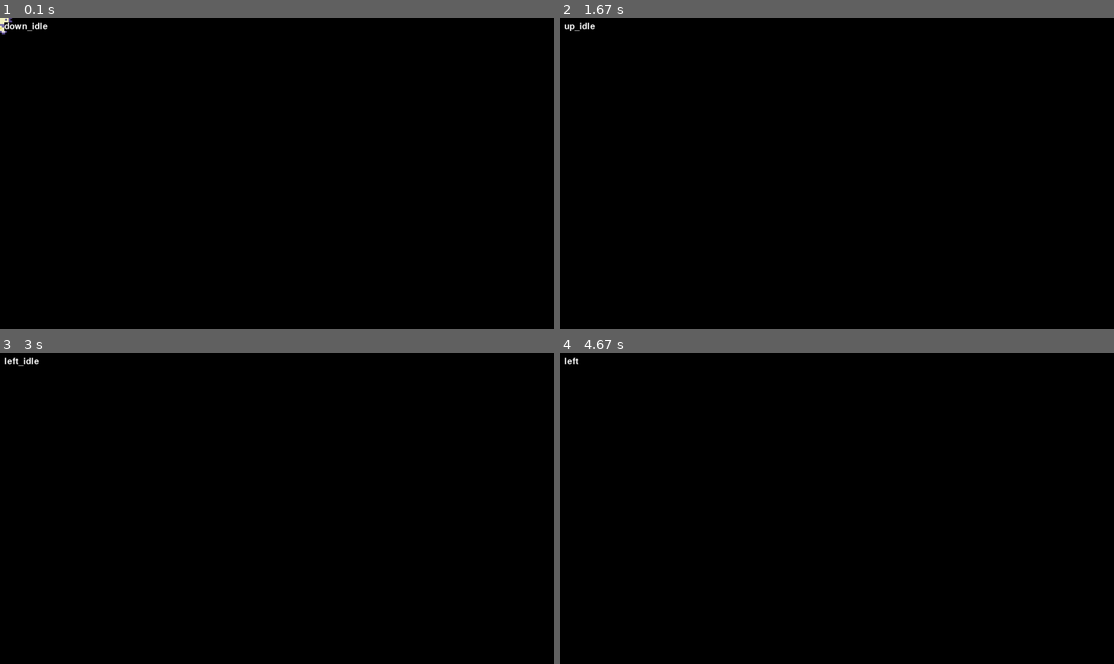
Above: before the commit, frames 1-4 (two rows, left to right).
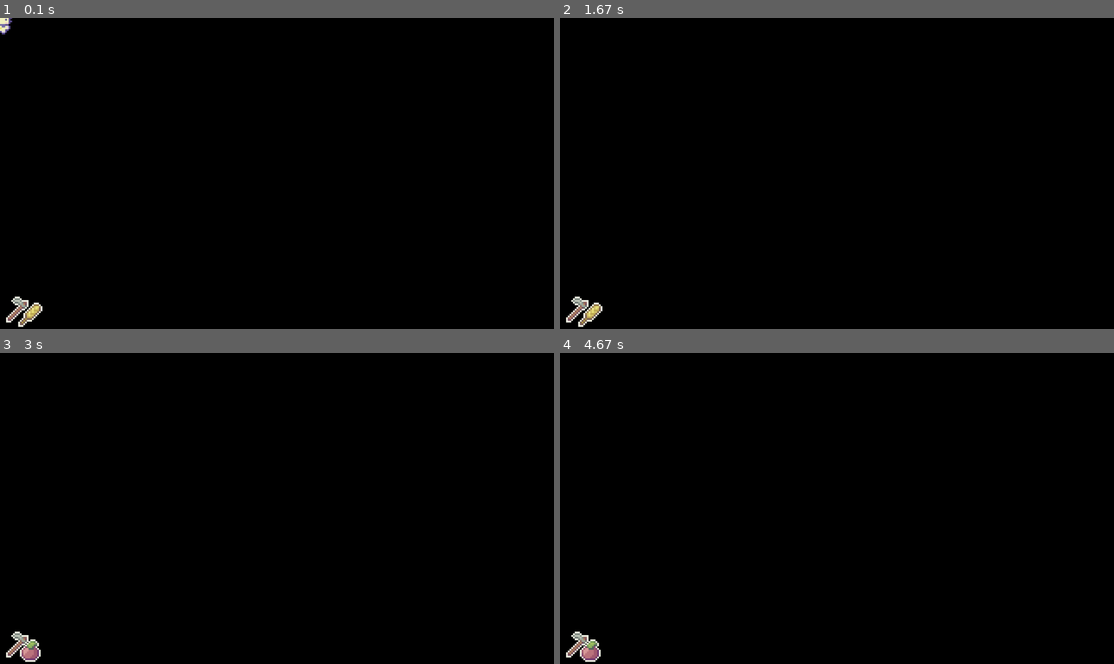
Above: after the commit, the same moments.

Repository: guanghui28/Stardew_Valley_pygame
Game: pygame game, started from code/main.py
The game is run twice, just before and just after one commit, with the same random seed, the same clock (stepped at 60 frames per second) and the same inputs.
Inputs:
- Up to frame 1 (0.1 s): no input
- Up to frame 2 (1.67 s): hold Right 0.33-0.8 s; hold Up 0.83-1.13 s
- Up to frame 3 (3 s): hold Left 1.67-2.2 s; tap E at 1.82 s; hold Down 2.23-2.53 s; hold Left 2.57-2.97 s
- Up to frame 4 (4.67 s): hold Up 3-3.37 s; tap E at 3.15, 4.62 s; hold Left from 4.47 s (still down)

The runs differ from the first frame. In frame 1, 0.4% of the frame differs, in the area x 0-9%, y 1-100%; in frame 2, 0.4%; in frame 3, 0.4%, in the area x 0-8%, y 1-100%; in frame 4, 0.4%.

Commit message:
creating the overlay

Diff:
--- a/code/level.py
+++ b/code/level.py
@@ -2,6 +2,7 @@
 from settings import *
 from player import Player
 from debug import debug
+from overlay import Overlay
 
 class Level:
 	def __init__(self):
@@ -13,6 +14,7 @@
 		self.all_sprites = pygame.sprite.Group()
 
 		self.setup()
+		self.overlay = Overlay(self.player)
 
 	def setup(self):
 		self.player = Player((640, 360), self.all_sprites)
@@ -21,4 +23,4 @@
 		self.display_surface.fill('black')
 		self.all_sprites.draw(self.display_surface)
 		self.all_sprites.update(dt)
-		debug(self.player.status)
+		self.overlay.display()
--- /dev/null
+++ b/code/overlay.py
@@ -0,0 +1,25 @@
+import pygame # type: ignore
+from settings import *
+
+class Overlay():
+    def __init__(self,player):
+
+        # general setup
+        self.display_surface = pygame.display.get_surface()
+        self.player = player
+
+        # imports
+        overlay_paths = '../graphics/overlay'
+        self.tools_surf = {tool: pygame.image.load(f'{overlay_paths}/{tool}.png').convert_alpha()   for tool in player.tools}
+        self.seeds_surf = {seed: pygame.image.load(f'{overlay_paths}/{seed}.png').convert_alpha() for seed in player.seeds}
+
+    def display(self):
+        # tools
+        tool_surf = self.tools_surf[self.player.selected_tool]
+        tool_rect = tool_surf.get_rect(midbottom=OVERLAY_POSITIONS['tool'])
+        self.display_surface.blit(tool_surf, tool_rect)
+
+        # seeds
+        seed_surf = self.seeds_surf[self.player.selected_seed]
+        seed_rect = seed_surf.get_rect(midbottom=OVERLAY_POSITIONS['seed'])
+        self.display_surface.blit(seed_surf, seed_rect)
